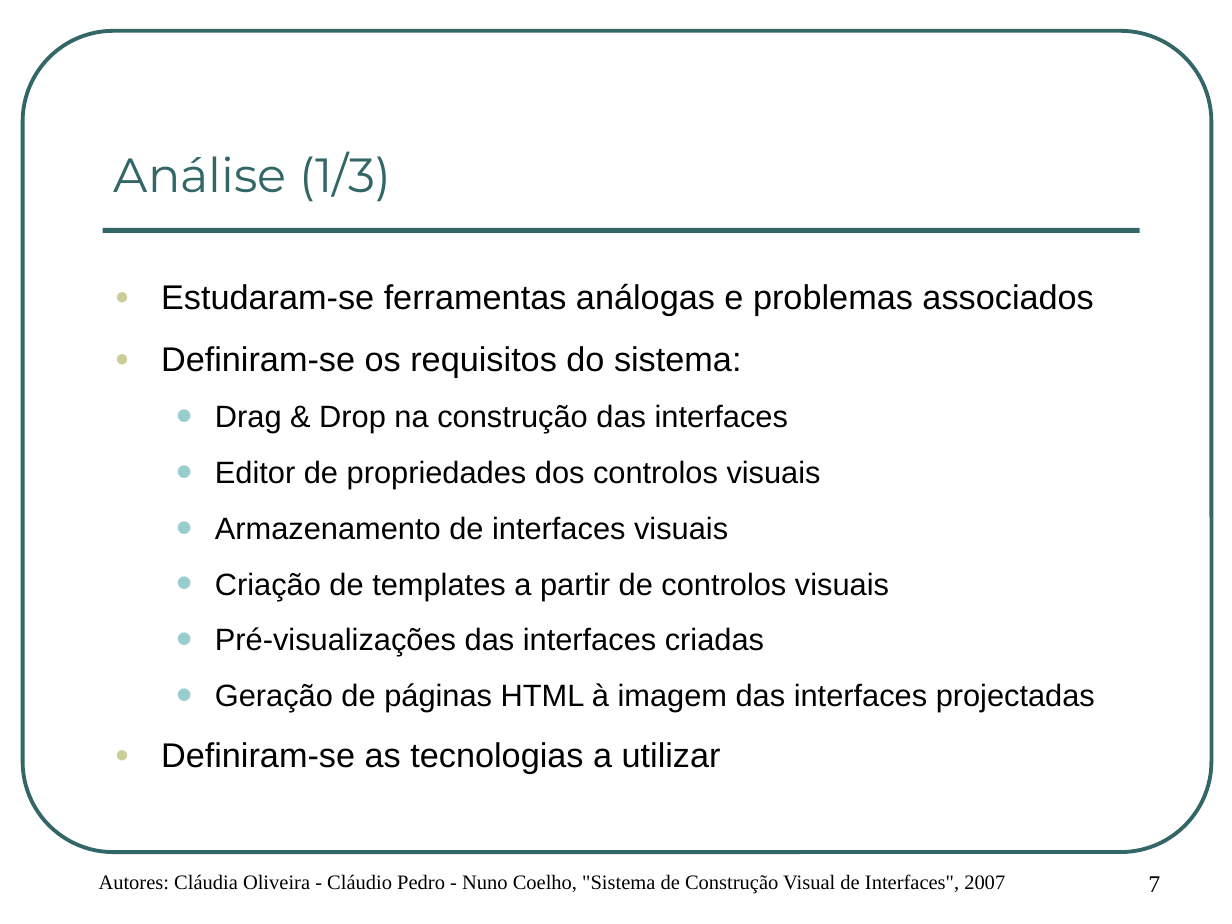
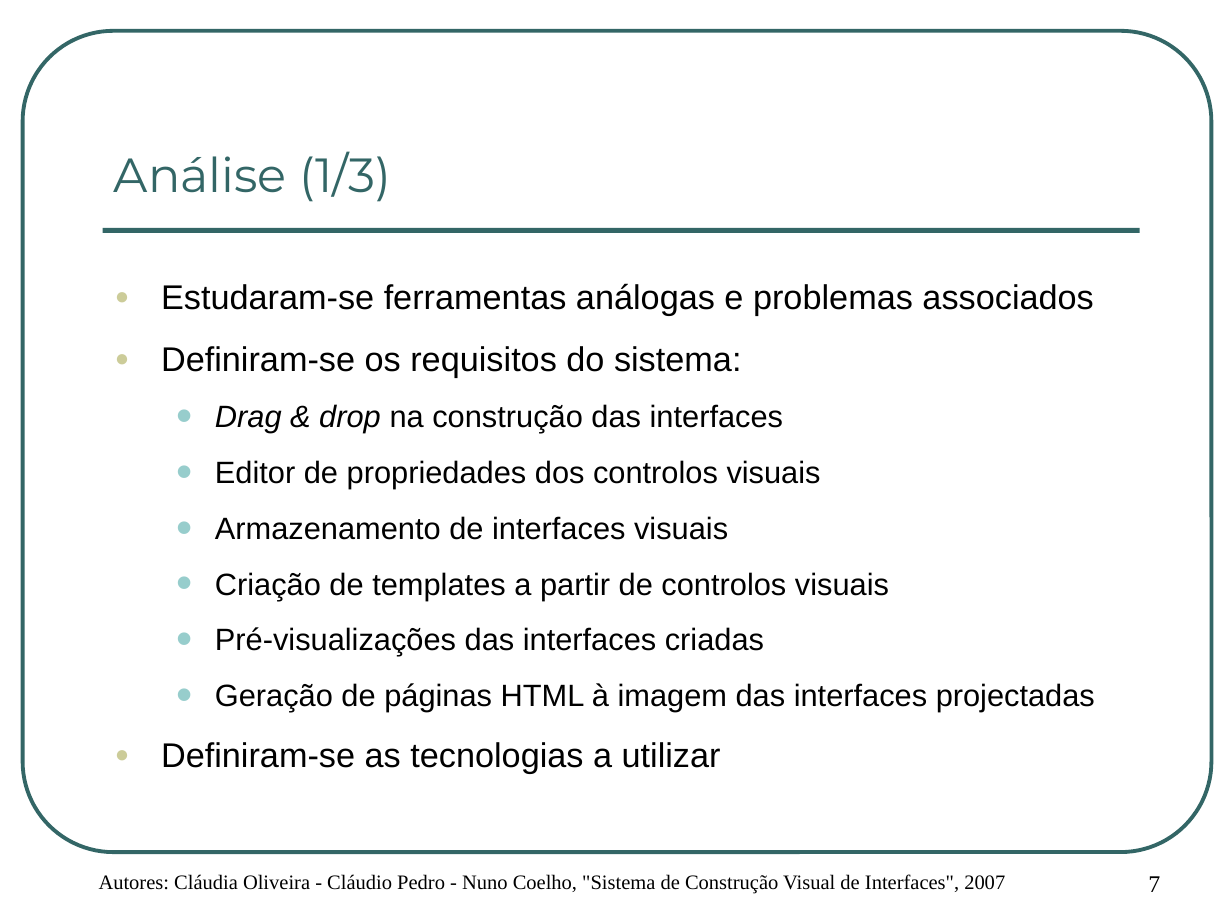
Before and after one commit to cpedro84/qooxdooguibuilder, a slide deck: slide 7 of apresentacao/Apresentação de Projecto.ppt. Drawn at 1232x924 pixels with LibreOffice and Linux fonts; fonts in the diff are those of the drawing; background and template pictures are left out. Boxes give left, top, right and bottom in pixels: in the first picture for what was removed or moved away, otherwise in the second. Text is boxed around its words. In the diff, an @@ line names an element or a change of style, - is before the commit and + after.

```diff
--- a/apresentacao/Apresentação de Projecto.ppt
+++ b/apresentacao/Apresentação de Projecto.ppt
@@ text at (215, 404, 783, 433): text changed @@
-  • Drag & Drop na construção das interfaces
+  • Drag & drop na construção das interfaces
```
Also in this commit, not shown: 13 other slides changed, 3 other files.
